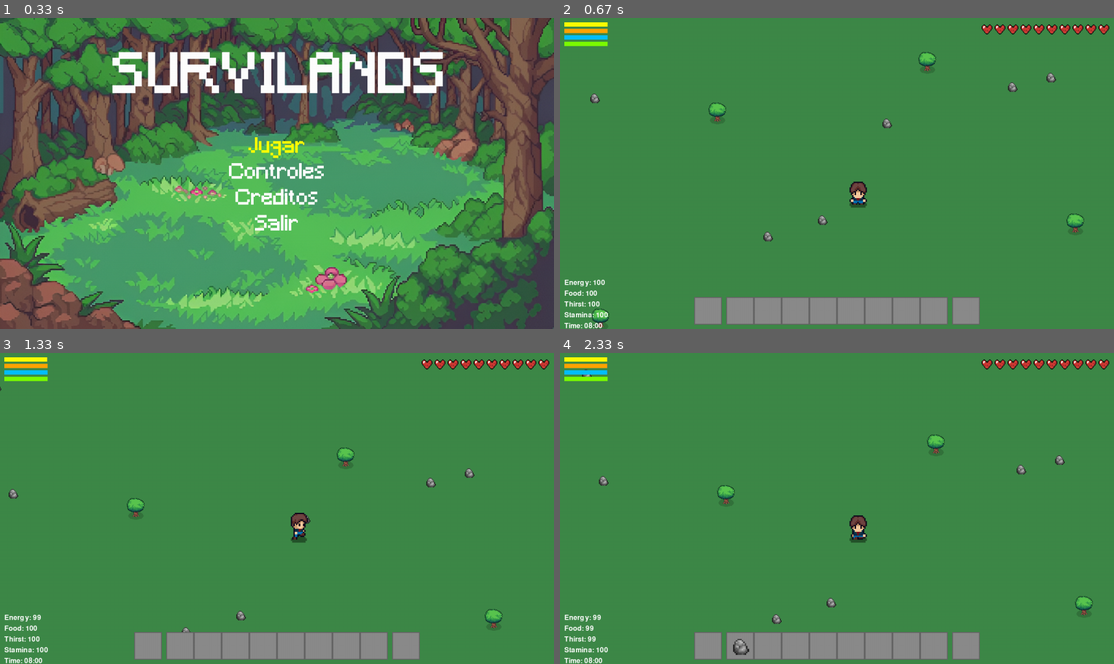
Above: before the commit, frames 1-4 (two rows, left to right).
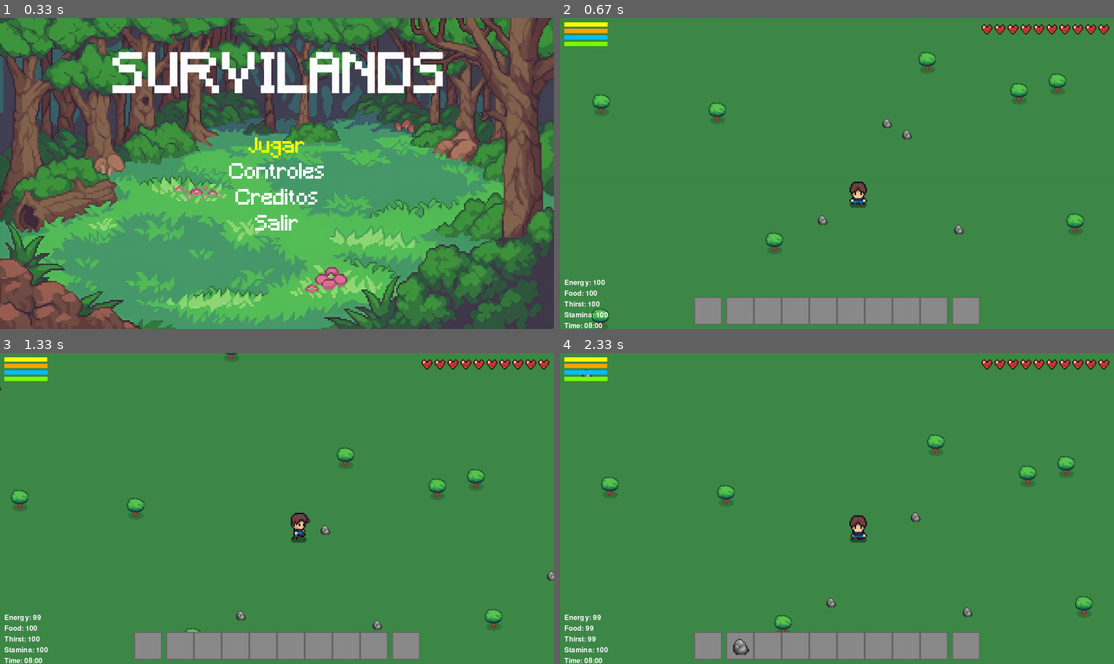
Above: after the commit, the same moments.

Repository: dede-08/survilands-pygame
Game: pygame game, started from main.py
Two runs of this game, one before a commit and one after it. Both use one fixed random seed, a clock stepped at 60 frames per second and the inputs below.
Inputs:
- Up to frame 1 (0.33 s): no input
- Up to frame 2 (0.67 s): tap Enter at 0.33 s
- Up to frame 3 (1.33 s): hold W 0.67-1.13 s; hold D from 1.17 s (still down)
- Up to frame 4 (2.33 s): release D at 1.63 s; hold A 1.67-2.2 s; tap E at 1.82 s; hold S from 2.23 s (still down)

Frame 1 is identical in both runs. In frame 2, 0.6% of the frame differs, in the area x 5-92%, y 17-76%; in frame 3, 0.6%; in frame 4, 0.6%.

Commit message:
algunos arreglos al codigo

Diff:
--- a/character.py
+++ b/character.py
@@ -16,16 +16,16 @@
         #cargar hoja de sprite
         image_path = os.path.join('assets', 'images', 'character', 'Player.png')
         self.sprite_sheet = pygame.image.load(image_path).convert_alpha()
-        # cargar hoja de sprites de animacion de hacha
+        #cargar hoja de sprites de animacion de hacha
         self.action_sprite_sheet = pygame.image.load(
             os.path.join('assets', 'images', 'character', 'Player_Actions.png')
         ).convert_alpha()
 
-        # Cargar imagen del corazón
+        #cargar imagen del corazón
         self.heart_full = pygame.image.load(os.path.join("assets", "images", "interface", "heart.png")).convert_alpha()
         self.heart_empty = pygame.image.load(os.path.join("assets", "images", "interface", "heart_empty.png")).convert_alpha()
 
-        # Escalarlas si es necesario (por ejemplo, 32x32 px)
+        #escalarlas si es necesario (por ejemplo, 32x32 px)
         self.heart_full = pygame.transform.scale(self.heart_full, (32, 32))
         self.heart_empty = pygame.transform.scale(self.heart_empty, (32, 32))
 
@@ -38,7 +38,7 @@
         self.moving = False
         self.facing_left = False
         self.is_running = False
-        # agregar propiedades de animacion del hacha y azada
+        #agregar propiedades de animacion del hacha y azada
         self.is_chopping = False
         self.chop_timer = 0
         self.chop_frame = 0
@@ -183,7 +183,7 @@
                 if self.hoe_frame == 0:
                     self.is_hoeing = False
         else:
-            #Ajustar la velocidad de animacion segun si está corriendo o caminando
+            #ajustar la velocidad de animacion segun si está corriendo o caminando
             animation_speed = RUNNING_ANIMATION_DELAY if self.is_running else ANIMATION_DELAY
             if current_time - self.animation_timer > animation_speed:
                 self.animation_timer = current_time
@@ -240,7 +240,7 @@
         self.moving = dx != 0 or dy != 0
 
         if self.moving:
-            #Ajustar la animacion segun si está corriendo o caminando
+            #ajustar la animacion segun si está corriendo o caminando
             speed_multiplier = RUN_SPEED if self.is_running and self.stamina > 0 else WALK_SPEED
 
             #redicir velocidad si esta en el agua
@@ -335,7 +335,7 @@
             #si no tiene cubeta, solo beber agua
             self.update_thirst(constants.WATER_THIRST_RECOVERY)
             return
-        # restaurar salud si comida y sed están al máximo
+        #restaurar salud si comida y sed están al máximo
         if self.food >= constants.MAX_FOOD and self.thirst >= constants.MAX_THIRST:
             if self.current_health < self.max_health:
                 self.current_health += 1
@@ -370,14 +370,14 @@
                     self.inventory.add_item('wood')
                 return
 
-        # Comer zanahoria si está equipada y presiona E
+        #comer zanahoria si está equipada y presiona E
         if keys[pygame.K_e]:
             if self.inventory.left_hand and self.inventory.left_hand.name == 'carrot':
                 self.update_food(5)
                 self.inventory.left_hand.quantity -= 1
                 if self.inventory.left_hand.quantity <= 0:
                     self.inventory.left_hand = None
-                # restaurar salud si comida y sed están al máximo
+                #restaurar salud si comida y sed están al máximo
                 if self.food >= constants.MAX_FOOD and self.thirst >= constants.MAX_THIRST:
                     if self.current_health < self.max_health:
                         self.current_health += 1
@@ -462,7 +462,7 @@
                 water_text = font.render("press 'E' to drink water", True, constants.WHITE)
                 screen.blit(water_text, (x_offset, y_offset + 25))
 
-        # Dibujar corazones de vida
+        #dibujar corazones de vida
         heart_spacing = 30
         heart_x = constants.WIDTH - (self.max_health * heart_spacing) - 10
         heart_y = 10
@@ -500,19 +500,19 @@
             self.in_water = self.is_in_water(world)
 
     def draw_target_tile(self, screen, camera_x, camera_y):
-        # Verifica si tiene equipada una herramienta de acción (azada o cubeta)
+        #verifica si tiene equipada una herramienta de acción (azada o cubeta)
         hoe_equipped = self.inventory.has_hoe_equipped()
         bucket_equipped, _ = self.inventory.has_bucket_equipped()
         water_bucket_equipped, _ = self.inventory.has_water_bucket_equipped()
 
         if hoe_equipped or bucket_equipped or water_bucket_equipped:
-            # Calcular la posición del tile donde está parado el personaje
+            #calcular la posición del tile donde está parado el personaje
             grid_x = (self.x // constants.GRASS) * constants.GRASS
             grid_y = (self.y // constants.GRASS) * constants.GRASS
 
             screen_x = grid_x - camera_x
             screen_y = grid_y - camera_y
 
-            # Dibujar un borde negro semitransparente como resaltado
+            #dibujar un borde negro semitransparente como resaltado
             highlight_rect = pygame.Rect(screen_x, screen_y, constants.GRASS, constants.GRASS)
             pygame.draw.rect(screen, (0, 0, 0), highlight_rect, 1)
--- a/main.py
+++ b/main.py
@@ -11,7 +11,7 @@
 screen = pygame.display.set_mode((constants.WIDTH, constants.HEIGHT))
 pygame.display.set_caption("survilands")
 
-# Mostrar menú
+#mostrar menú
 menu = MainMenu(screen)
 opcion = menu.run()
 
--- a/world.py
+++ b/world.py
@@ -28,7 +28,7 @@
             Tree(
                 self.x + random.randint(0, width - constants.TREE),
                 self.y + random.randint(0, height - constants.TREE)
-            ) for _ in range(5)
+            ) for _ in range(10)
         ]
 
         self.small_stones = [
Binary file added: assets/images/objects/image-removebg-preview.png
